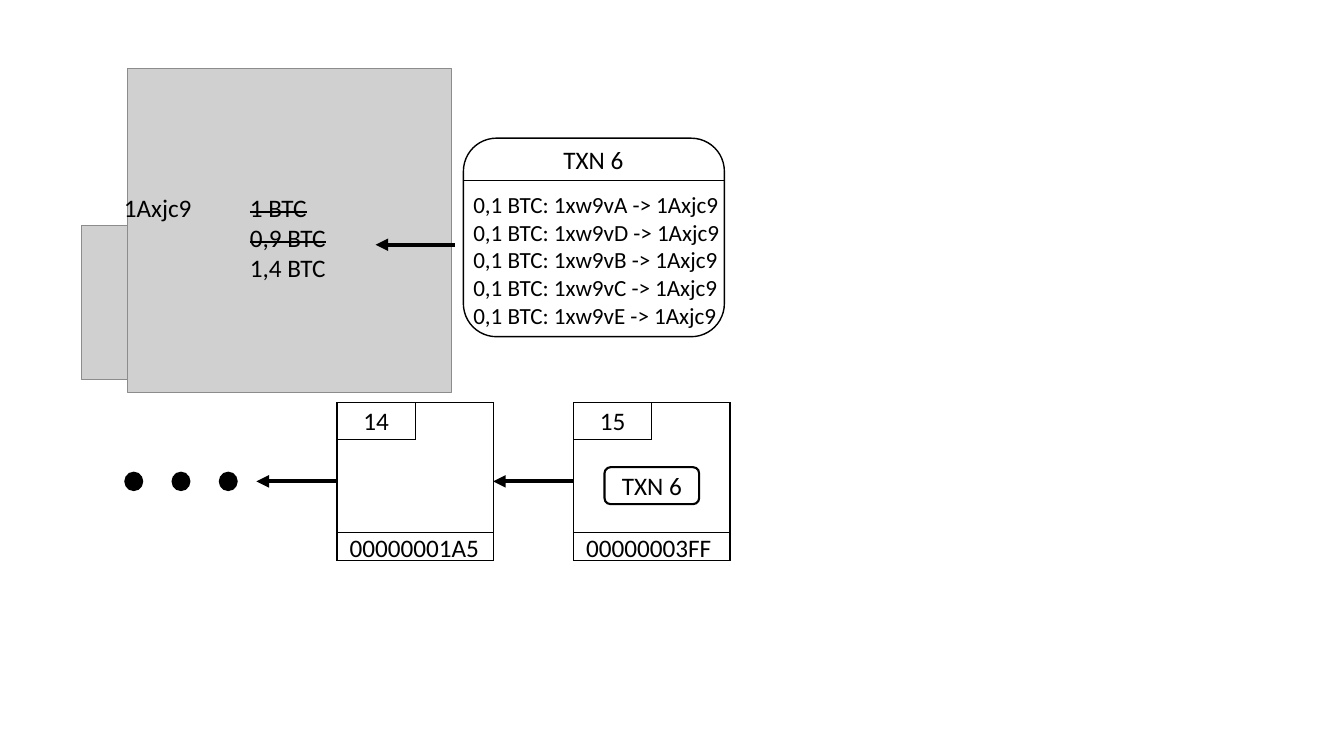
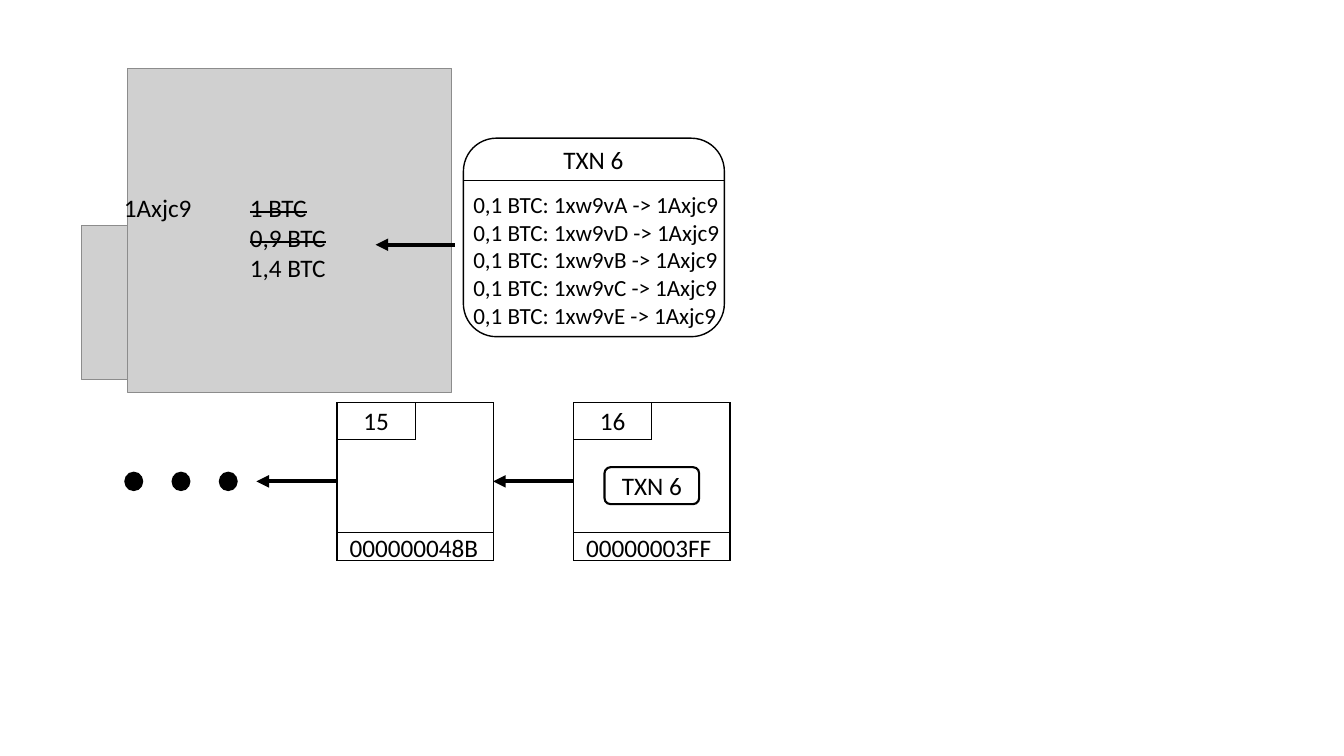
Before and after one commit to ossel/master-thesis, a slide deck: slide 12 of Thesis/Documents/images.pptx. Drawn at 1344x756 pixels with LibreOffice and Linux fonts; fonts in the diff are those of the drawing; grey boxes stand for pictures. Boxes give left, top, right and bottom in pixels: in the first picture for what was removed or moved away, otherwise in the second. Text is boxed around its words. In the diff, an @@ line names an element or a change of style, - is before the commit and + after.

```diff
--- a/Thesis/Documents/images.pptx
+++ b/Thesis/Documents/images.pptx
@@ text in rectangle at (363,413,389,430): text changed @@
-14
+15
@@ text in rectangle at (600,413,626,430): text changed @@
-15
+16
@@ text at (350,539,478,561): text changed @@
-00000001A5
+000000048B
```
Also in this commit, not shown: 4 other slides changed, 7 other files.
